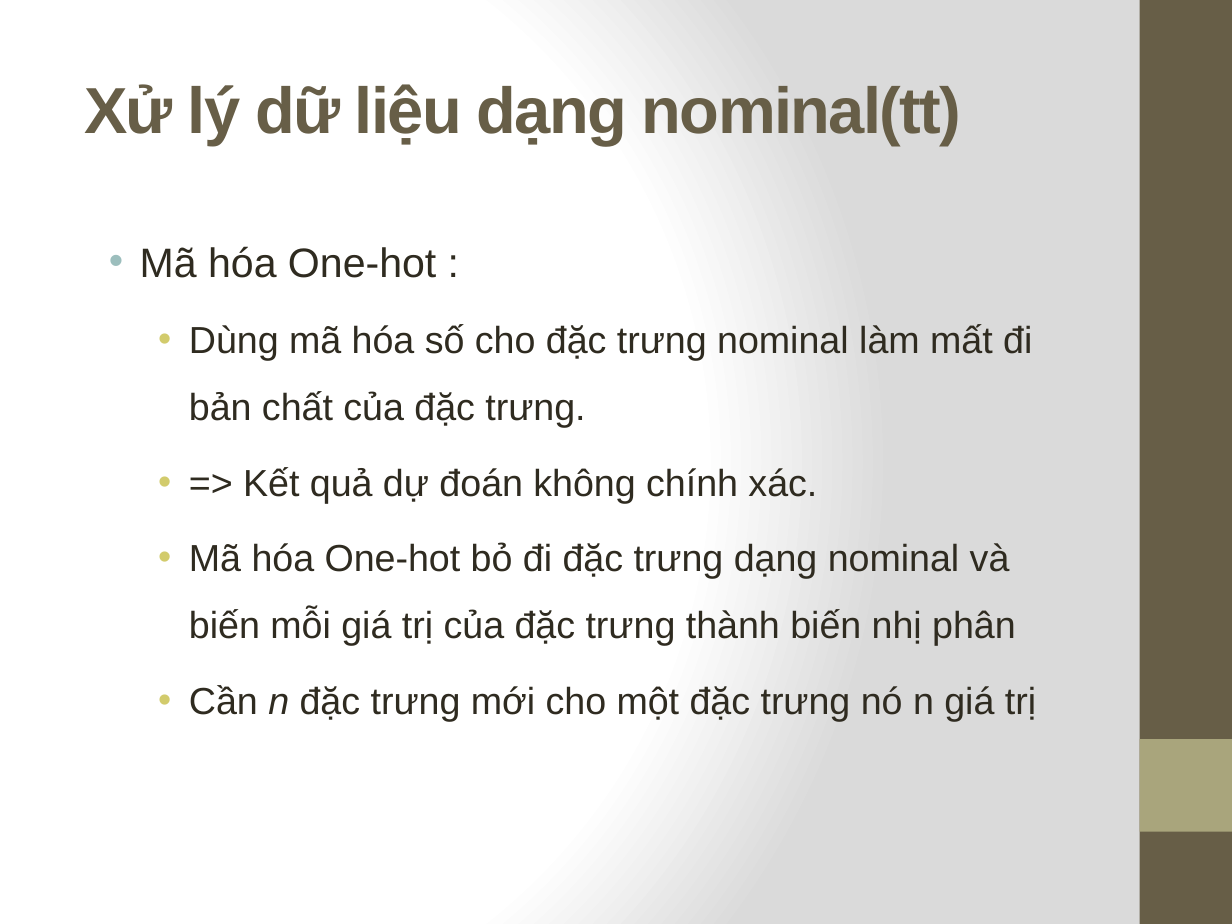
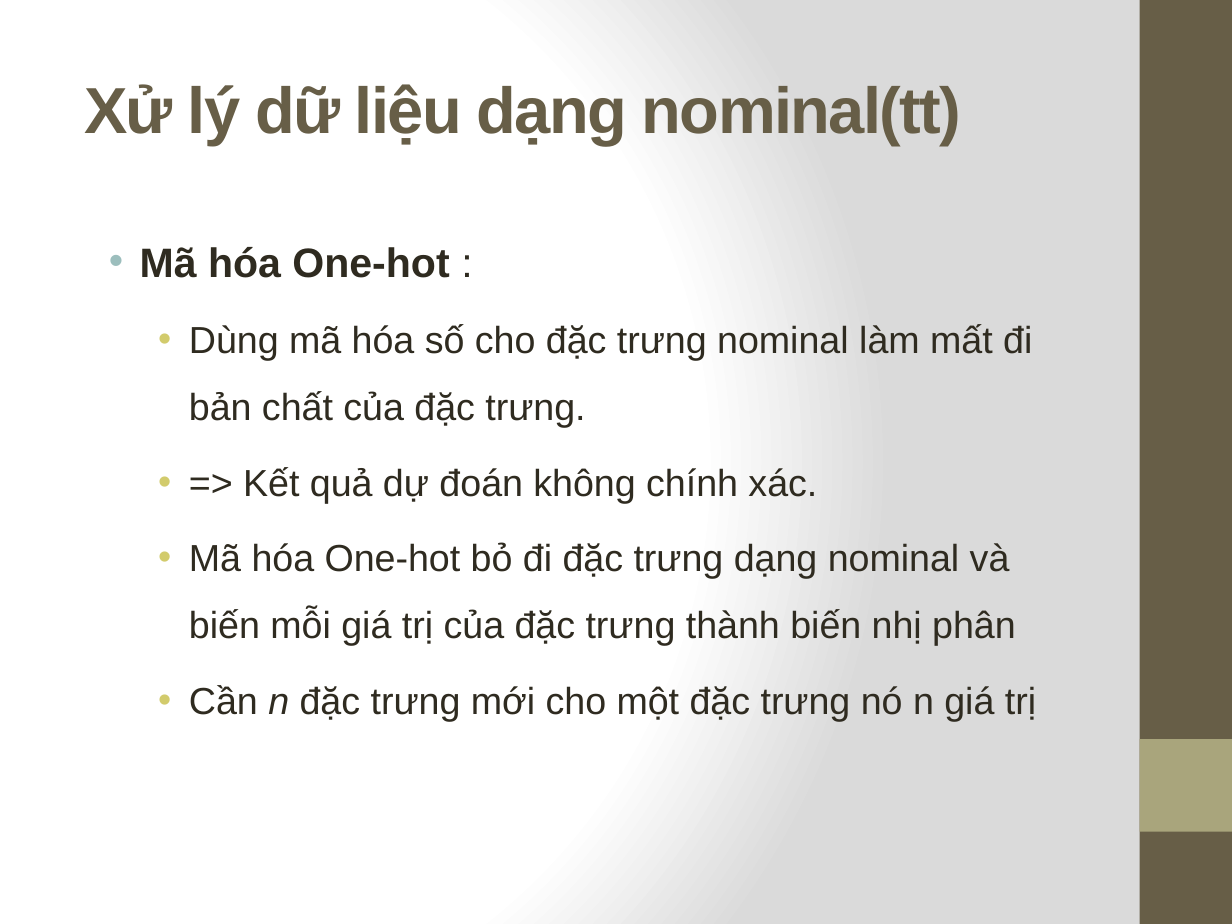
Before and after one commit to tranhoangphuc98/Final-project-NMHM, a slide deck: slide 8 of ppt-presentation.pptx. Drawn at 1232x924 pixels with LibreOffice and Linux fonts; fonts in the diff are those of the drawing. Boxes give left, top, right and bottom in pixels: in the first picture for what was removed or moved away, otherwise in the second. Text is boxed around its words. In the diff, an @@ line names an element or a change of style, - is before the commit and + after.

Commit message:
updating ppt

```diff
--- a/ppt-presentation.pptx
+++ b/ppt-presentation.pptx
@@ text at box(140, 247, 449, 278): bold on in "Mã hóa One-hot" @@
```
Also in this commit, not shown: 1 other slide changed, 2 slides added.
